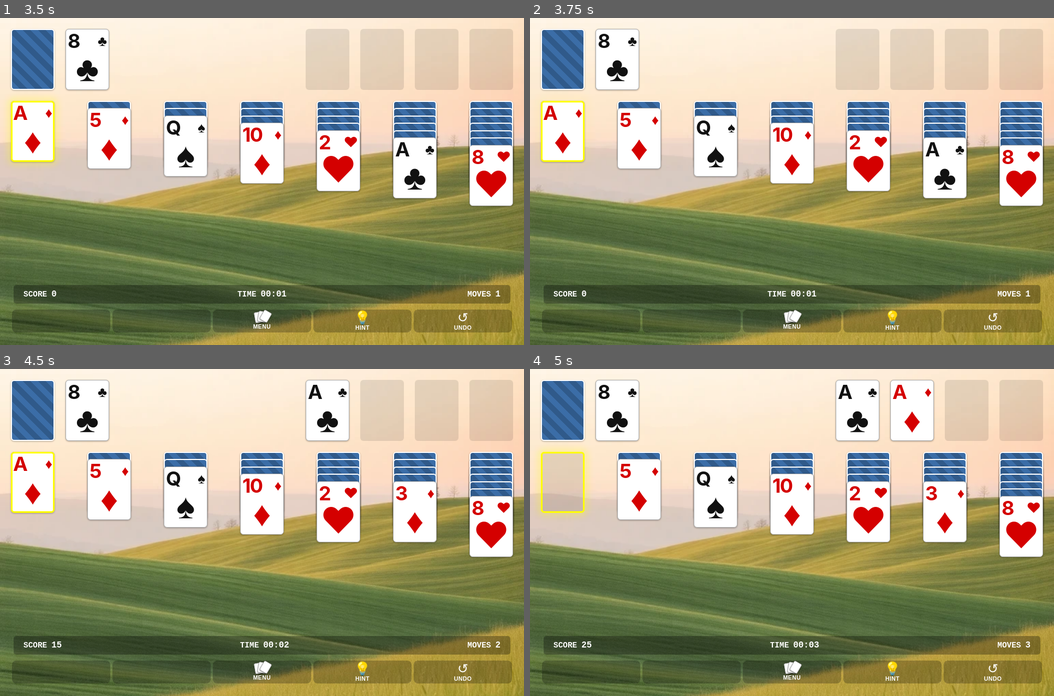
Above: before the commit, frames 1-4 (two rows, left to right).
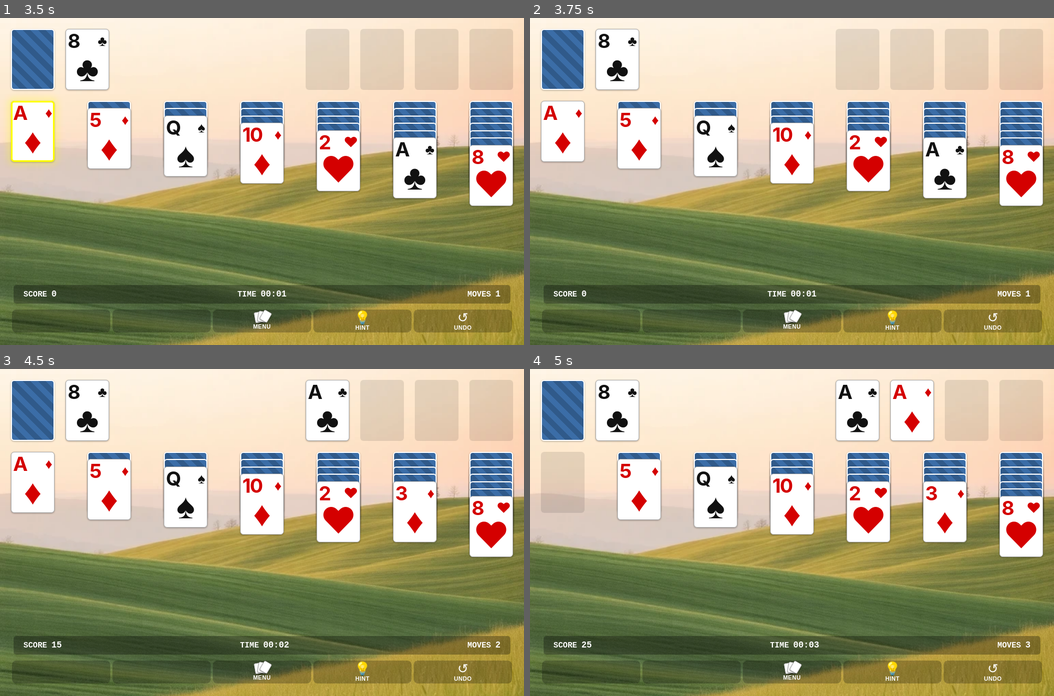
Above: after the commit, the same moments.

Repository: websimapi/websim-solitaire-10
Game: browser game, page index.html
The game is run twice, just before and just after one commit, with the same random seed, the same clock (stepped at 60 frames per second) and the same inputs.
Inputs (mouse positions are in pixels of both pictures, inside the frame that each line leads up to):
- Up to frame 1 (3.5 s): move the mouse to (262, 214) at 1.07 s; click "↺ UNDO" at 1.27 s; move the mouse to (157, 148) at 1.67 s; click (183, 145) at 1.87 s; click (31, 60) at 2.02 s; press the mouse at (366, 132) at 2.27 s; release the mouse at (262, 116) at 2.4 s; click (262, 152) at 2.47 s; move the mouse to (340, 246) at 2.87 s; click "💡 HINT" at 3.07 s; move the mouse to (131, 263) at 3.47 s
- Up to frame 2 (3.75 s): click (619, 60) at 3.67 s
- Up to frame 3 (4.5 s): press the mouse at (262, 467) at 4.07 s; release the mouse at (209, 646) at 4.2 s; click (413, 519) at 4.27 s
- Up to frame 4 (5 s): click (561, 483) at 4.52 s; move the mouse to (949, 548) at 4.67 s; click (592, 673) at 4.87 s

Frame 1 is identical in both runs. In frame 2, 0.2% of the frame differs, in the area x 2-11%, y 25-44%; in frame 3, 0.2%; in frame 4, 0.6%, in the area x 1-12%, y 24-45%.

Commit message:
v2: Fix hint glow animation to disappear instantly if when user taps that card(a) to move them

Diff:
--- a/drag-drop.js
+++ b/drag-drop.js
@@ -4,6 +4,7 @@
 let UIRef = null;
 let audioRef = null;
 let renderRef = null;
+let clearHintRef = null;
 
 let draggedCards = [];
 let dragSource = null; // { type: 'tableau'|'waste'|'foundation', index: number }
@@ -11,11 +12,12 @@
 let isDragging = false;
 let pointerId = null;
 
-export function setupDragAndDrop({ game, UI, audio, render }) {
+export function setupDragAndDrop({ game, UI, audio, render, clearHint }) {
     gameRef = game;
     UIRef = UI;
     audioRef = audio;
     renderRef = render;
+    clearHintRef = clearHint;
 }
 
 export function makeCardInteractive(el, sourceInfo, cardData) {
@@ -27,6 +29,7 @@
 }
 
 function onPointerDown(e, el, sourceInfo, cardData) {
+    if (clearHintRef) clearHintRef();
     if (isDragging) return;
     if (e.button !== 0 && e.type.includes('mouse')) return;
 
--- a/main.js
+++ b/main.js
@@ -1,6 +1,6 @@
 import { SolitaireGame } from './solitaire.js';
 import { AudioManager } from './audio-manager.js';
-import { render, highlightHint } from './renderer.js';
+import { render, highlightHint, clearHint } from './renderer.js';
 import { setupDragAndDrop } from './drag-drop.js';
 import { setupStockInteraction } from './stock-layout.js';
 
@@ -301,7 +301,8 @@
         game,
         UI,
         audio,
-        render: doRender
+        render: doRender,
+        clearHint
     });
 
     if (game.load()) {
@@ -324,7 +325,7 @@
 
 function attachListeners() {
     const stockContainer = UI.stock.parentElement;
-    setupStockInteraction(stockContainer, game, audio, doRender);
+    setupStockInteraction(stockContainer, game, audio, doRender, clearHint);
 
     UI.restartBtn.addEventListener('click', () => {
         UI.winOverlay.classList.add('hidden');
--- a/renderer.js
+++ b/renderer.js
@@ -1,5 +1,9 @@
 import { CardRenderer } from './card-renderer.js';
 import { makeCardInteractive } from './drag-drop.js';
+
+export function clearHint() {
+    document.querySelectorAll('.hint-overlay').forEach(e => e.remove());
+}
 
 export function render(game, UI, audio) {
     // Update stats immediately on render
@@ -133,7 +137,7 @@
     }
 
     // Remove any existing hint overlays
-    document.querySelectorAll('.hint-overlay').forEach(e => e.remove());
+    clearHint();
 
     if (elementsToHighlight.length > 0) {
         // Calculate the union bounding box of all highlighted elements
--- a/stock-layout.js
+++ b/stock-layout.js
@@ -1,6 +1,6 @@
 let layoutIndicators = [];
 
-export function setupStockInteraction(container, game, audio, render) {
+export function setupStockInteraction(container, game, audio, render, clearHint) {
     let startX, startY;
     let isDrag = false;
     let ghost = null;
@@ -8,6 +8,7 @@
     let pressStartTime = 0;
 
     container.addEventListener('pointerdown', (e) => {
+        if (typeof clearHint === 'function') clearHint();
         if (e.button !== 0 && e.type.includes('mouse')) return;
 
         e.preventDefault();
